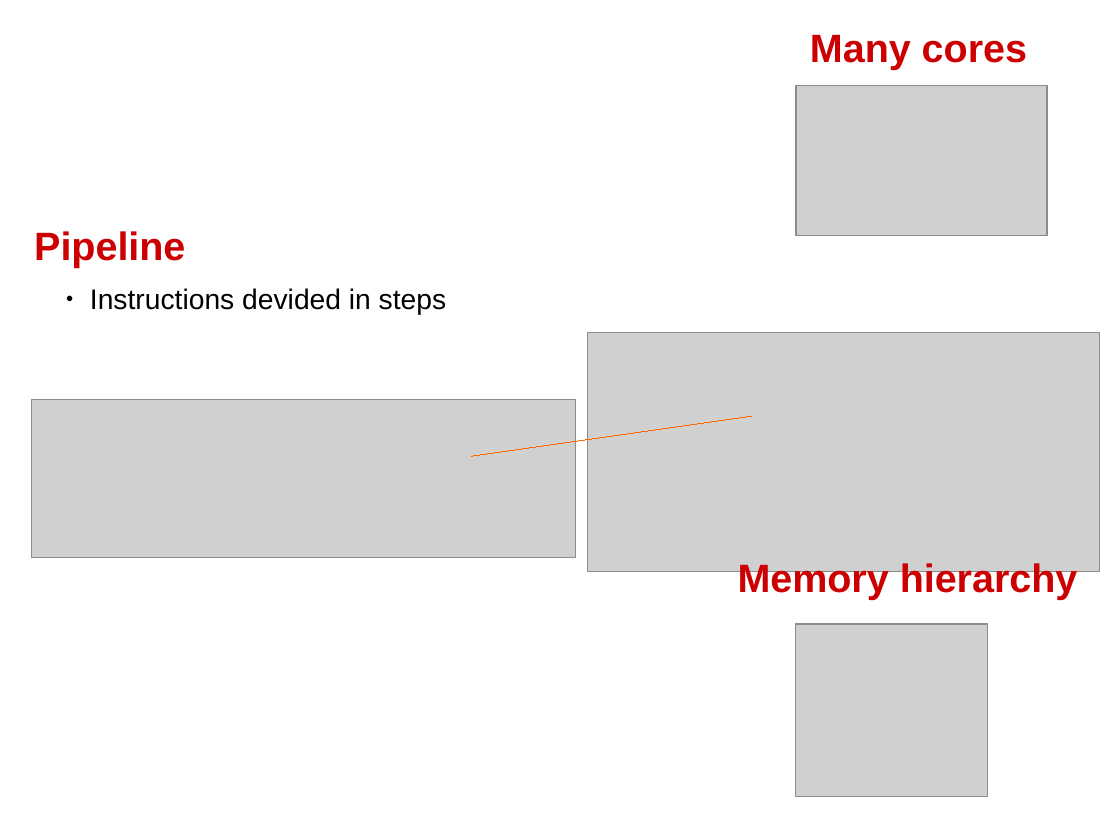
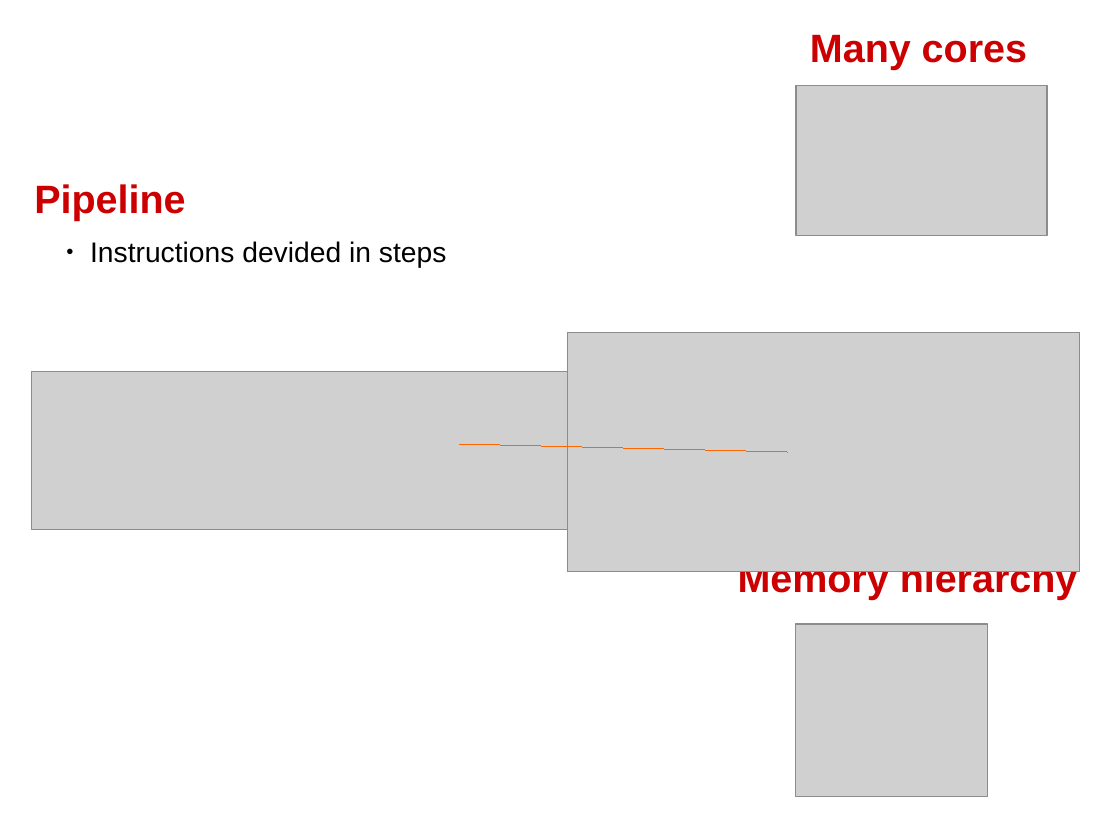
Before and after one commit to swhatelse/M2_internship, a slide deck: slide 4 of org/Presentations/defense/model/HPC.odp. Drawn at 1120x840 pixels with LibreOffice and Linux fonts; fonts in the diff are those of the drawing; grey boxes stand for pictures. Boxes give left, top, right and bottom in pixels: in the first picture for what was removed or moved away, otherwise in the second. Text is boxed around its words. In the diff, an @@ line names an element or a change of style, - is before the commit and + after.

```diff
--- a/org/Presentations/defense/model/HPC.odp
+++ b/org/Presentations/defense/model/HPC.odp
@@ text "Pipeline": place and size @@
-text "Pipeline" at [34, 231, 185, 268]
+text "Pipeline" at [34, 184, 185, 220]
@@ text "Instructions devided in steps": place and size @@
-text "Instructions devided in steps" at [90, 288, 447, 315]
+text "Instructions devided in steps" at [90, 241, 447, 268]
@@ picture: place and size @@
-picture at [587, 332, 1101, 572]
+picture at [567, 332, 1080, 572]
@@ picture: place and size @@
-picture at [32, 400, 575, 558]
+picture at [32, 372, 575, 530]
@@ line moved from (473, 456) - (752, 416) to (460, 444) - (789, 452) @@
```
Also in this commit, not shown: 8 other slides changed, 20 other files.
